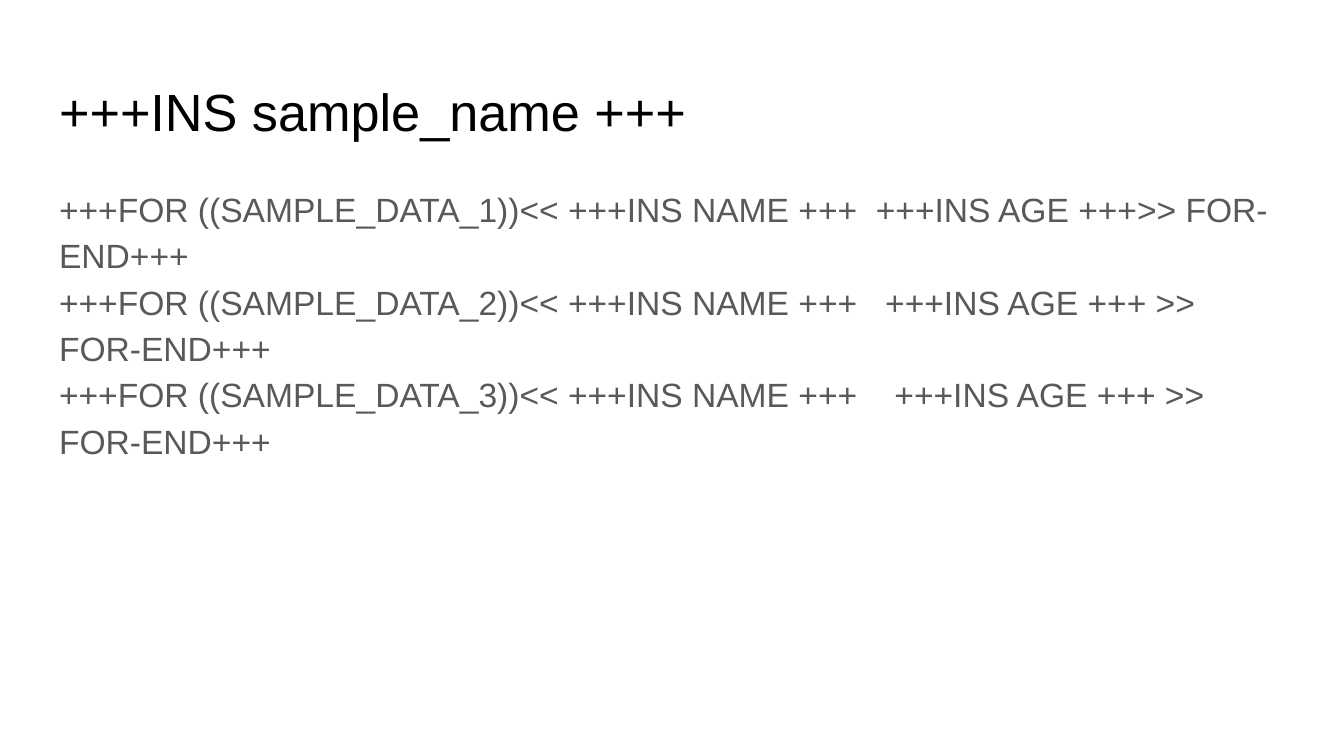
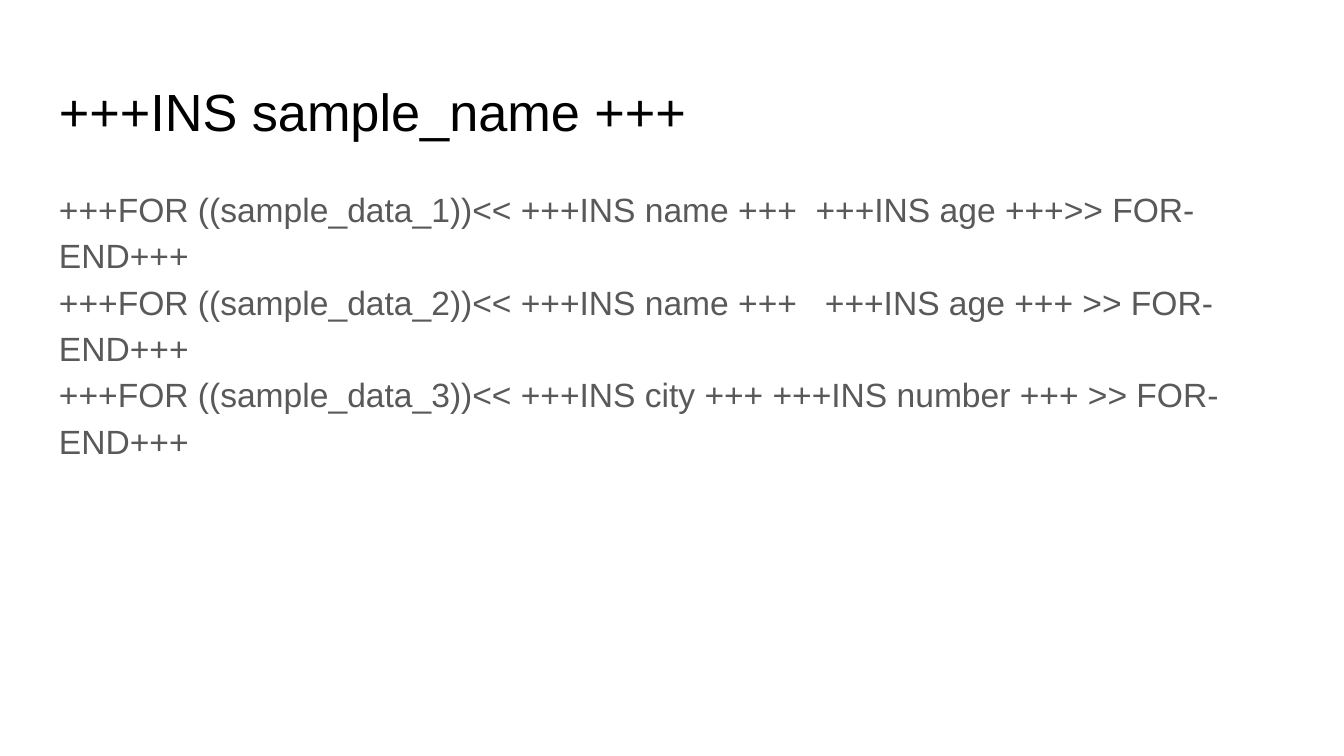
Before and after one commit to GayashanSameera/PythonPPTXGen, a slide deck: slide 7 of input_2.pptx. Drawn at 1344x756 pixels with LibreOffice and Linux fonts; fonts in the diff are those of the drawing. Boxes give left, top, right and bottom in pixels: in the first picture for what was removed or moved away, otherwise in the second. Text is boxed around its words. In the diff, an @@ line names an element or a change of style, - is before the commit and + after.

```diff
--- a/input_2.pptx
+++ b/input_2.pptx
@@ text at box(59, 197, 1218, 454): text changed @@
-+++FOR ((SAMPLE_DATA_1))<< +++INS NAME +++ +++INS AGE +++>> FOR-END+++
-+++FOR ((SAMPLE_DATA_2))<< +++INS NAME +++ +++INS AGE +++ >> FOR-END+++
-+++FOR ((SAMPLE_DATA_3))<< +++INS NAME +++ +++INS AGE +++ >> FOR-END+++
++++FOR ((sample_data_1))<< +++INS name +++ +++INS age +++>> FOR-END+++
++++FOR ((sample_data_2))<< +++INS name +++ +++INS age +++ >> FOR-END+++
++++FOR ((sample_data_3))<< +++INS city +++ +++INS number +++ >> FOR-END+++
```
Also in this commit, not shown: 6 other slides changed, 3 other files.
